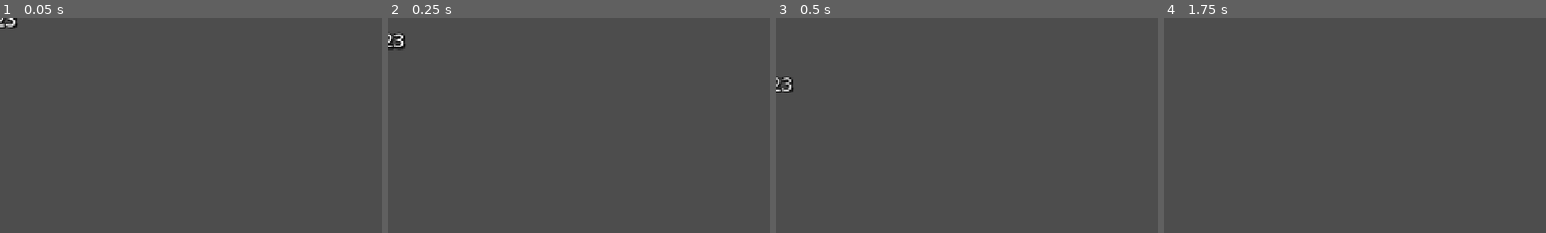
Above: before the commit, frames 1-4 (left to right).
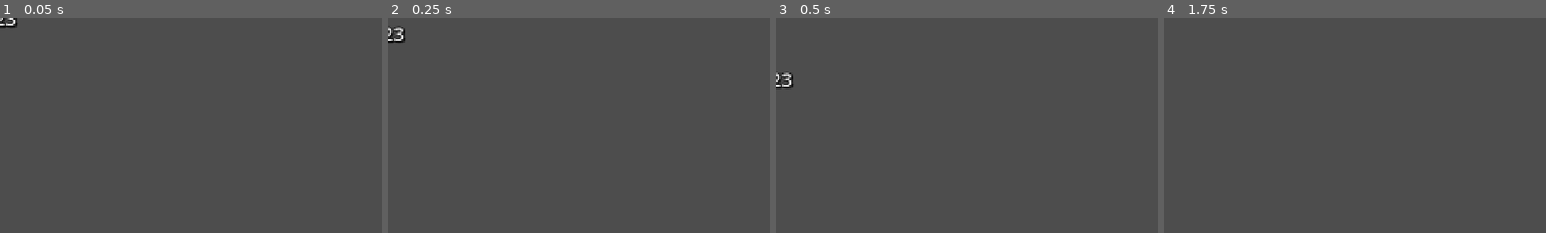
Above: after the commit, the same moments.

Repository: seekerzz/tower-html
Game: Godot game, scene res://src/Scenes/UI/FloatingText.tscn
Same seed, same stepped clock (60 frames per second), same inputs: the game is played once before the commit and once after it. The project has no main scene, so this scene is started directly.
Inputs (mouse positions are % of the whole screen's width and height, from its top left):
- Up to frame 1 (0.05 s): no input
- Up to frame 2 (0.25 s): no input
- Up to frame 3 (0.5 s): no input
- Up to frame 4 (1.75 s): tap Enter at 0.5 s; move the mouse to (72, 45) at 0.52 s; hold Right (ui_right) 0.53-1.25 s; tap Q at 0.6 s; click (72, 45) at 0.67 s; tap Space at 1.25 s; drag from (30, 55) to (45, 70) at 1.27 s
The pictures show only the part of the screen within x 0-50%, y 0-50%; the shares and areas given below are measured in that part.

The runs differ from the first frame. In frame 1, 0.1% of the frame differs, in the area x 0-4%, y 0-5%; in frame 2, 0.4%, in the area x 0-5%, y 4-16%; in frame 3, 0.3%; in frame 4, nothing differs.

Commit message:
Refine floating text physics and trajectory for better impact feel
- Implemented "Hybrid Gravity" in `FloatingText.gd`: Low gravity for directional hits (straight trajectory), high gravity for random hits (bounce).
- Added "Juicy" animation: Overshoot pop and white flash for floating text.
- Integrated physics-based enemy knockback driven by projectile momentum.
- Updated `Projectile.gd` and `CombatManager.gd` to handle knockback force calculation.
- Ensured AOE/DOT sources use random floating text behavior.

Diff:
--- a/src/Scripts/UI/FloatingText.gd
+++ b/src/Scripts/UI/FloatingText.gd
@@ -4,31 +4,28 @@
 
 # Physics properties
 var velocity: Vector2 = Vector2.ZERO
-var gravity: float = 1600.0
+var gravity: float = 1200.0
 var friction: float = 4.0
-var move_direction: Vector2 = Vector2.ZERO
 var initial_pos: Vector2
 var fade_start_dist: float = 100.0
 
 # Effect properties
 var is_crit_hit: bool = false
 var shake_amount: float = 2.0
-var base_pos_offset: Vector2 = Vector2.ZERO
 
 func setup(value_str: String, color: Color, is_crit: bool = false, value_num: float = 0.0, direction: Vector2 = Vector2.ZERO):
 	label.text = value_str
 	is_crit_hit = is_crit
 	z_index = 200 if is_crit else 100
 
+	initial_pos = position
+
 	# 1. Pivot Center
-	# Ensure label size is calculated or set to center it
 	if label.size == Vector2.ZERO:
-		label.size = Vector2(100, 50) # Estimate if not set, or let layout handle it.
-		# Ideally, wait for resize? But setup is called after instantiation.
-		# Let's set pivot_offset to center.
+		label.size = Vector2(100, 50)
 	label.pivot_offset = label.size / 2.0
 
-	# 2. Scale & Pop Animation
+	# 2. Scale & Pop Animation (Juice)
 	var base_scale = clamp(1.0 + (value_num / 500.0), 1.0, 2.5)
 	if is_crit:
 		base_scale *= 1.5
@@ -43,96 +40,61 @@
 	tween.tween_property(self, "scale", Vector2(base_scale, base_scale), 0.15)\
 		.set_trans(Tween.TRANS_BACK).set_ease(Tween.EASE_OUT)
 
-	# 3. Color Flash
-	label.modulate = Color(2.0, 2.0, 2.0) # Flash White (HDR)
+	# 3. Color Flash (Juice)
+	label.modulate = Color(1.5, 1.5, 1.5) # Bright White Flash
 	var color_tween = create_tween()
 	color_tween.tween_property(label, "modulate", color, 0.2)
 
-	# 4. Physics / Movement
-	initial_pos = position
+	# 4. Physics / Movement Logic (Hybrid System)
 
 	if direction != Vector2.ZERO:
-		move_direction = direction
-		# Scatter +/- 15 degrees
-		var angle = randf_range(-deg_to_rad(15), deg_to_rad(15))
-		move_direction = move_direction.rotated(angle)
+		# --- Directional Mode (Bullet-like Trajectory) ---
+		gravity = 200.0 # Very low gravity for straight flight
 
-		# High velocity, High friction
-		var speed = 800.0 if is_crit else 500.0
-		velocity = move_direction * speed
+		# Slight upward correction to avoid floor dragging
+		var adjust_dir = (direction.normalized() + Vector2(0, -0.15)).normalized()
 
-		# Directional text: Gravity affects it?
-		# Prompt says: "gravity 提高到 1600.0 (增加重量感)". Usually directional text (knockback) flies horizontally.
-		# If we apply gravity to horizontal text, it will arc down. That sounds good for "juiciness".
-		# Unless it's top-down. This game is top-down?
-		# Context: "CombatManager", "GridManager", "Tower Defense" style?
-		# "GridManager" implies top-down.
-		# If top-down, gravity means "falling down the screen" (Y+).
-		# If "direction" is (1, 0), and gravity is Y+, it will curve down.
-		# If "direction" is UP (0, -1), it will go up and fall back.
-		# If the game is top-down 2D, "gravity" usually isn't real unless simulating height.
-		# But typical "juicy" text falls down.
-		# Let's apply gravity to ALL text to give it weight.
+		# High speed + High friction = Fast burst then stop
+		var speed = 900.0 if is_crit else 600.0
+		velocity = adjust_dir * speed
 	else:
-		# Standard pop-up
-		move_direction = Vector2.ZERO
+		# --- Random Mode (Jump/Pop-up) ---
+		gravity = 1200.0 # High gravity for bounce
+
 		var spread = 200.0 if is_crit else 100.0
-		var jump = -600.0 if is_crit else -400.0 # Higher jump to counter high gravity
+		var jump = -600.0 if is_crit else -400.0
 		velocity = Vector2(randf_range(-1, 1) * spread, randf_range(jump, jump * 0.5))
 
 func _process(delta):
 	# Apply Gravity
 	velocity.y += gravity * delta
 
-	# Apply Friction (Drag)
-	# Friction should reduce velocity magnitude
-	# "move_toward" is linear friction. "velocity *= (1.0 - friction * delta)" is exponential.
-	# Prompt says "friction 提高到 4.0". If we use move_toward: 4.0 * delta is tiny for pixel speeds (500).
-	# Probably means viscous friction factor.
-	# Let's use linear drag for "move_toward 0" but with a high value?
-	# Or multiplicative?
-	# Let's try multiplicative for "air resistance".
-	# velocity = velocity.move_toward(Vector2.ZERO, friction * 300.0 * delta) # 4 * 300 = 1200 px/s deceleration
-	# Or simpler:
-	velocity = velocity.lerp(Vector2.ZERO, friction * delta)
+	# Apply Friction (Air Resistance)
+	# Use move_toward for linear drag (simulating strong air resistance)
+	velocity = velocity.move_toward(Vector2.ZERO, friction * 100.0 * delta)
 
+	# Update Position
 	position += velocity * delta
 
-	# Crit Shake
+	# Crit Shake (Instability)
 	if is_crit_hit:
-		var shake_period = 0.2
-		if scale.x > 0.0: # Just a check to see if we are alive/visible
-			# We need to know time since start? Or just shake always?
-			# "在生命周期的前 0.2秒内"
-			# We don't have a timer variable here easily without adding one.
-			# But we can check scale tween state? No.
-			# Let's check distance traveled? No.
-			# Let's just add a timer or check if velocity is still high?
-			# Or just check if scale is still changing (approx < 0.2s)?
-			# Let's add a small timer or use `Time.get_ticks_msec()` diff?
-			# Simpler: Just shake while velocity is high?
-			# Prompt: "在生命周期的前 0.2秒内"
-			# Let's use an internal timer variable if strictly needed, or just `get_tree().create_timer`?
-			# No, `_process` runs every frame.
-			# Let's check `modulate`? It takes 0.2s to fade to color.
-			if label.modulate.r > 1.2 or label.modulate.g > 1.2 or label.modulate.b > 1.2:
-				# Still flashing (approx < 0.2s)
-				var offset = Vector2(randf(), randf()) * shake_amount
-				# We can't just set position because position is driven by physics.
-				# We should set `label.position` offset?
-				label.position = offset - (label.size / 2.0) # Keep centered + offset
-			else:
-				label.position = -(label.size / 2.0) # Reset to centered
+		# Simple check: if still flashing (modulate is bright), apply shake
+		if label.modulate.r > 1.2 or label.modulate.g > 1.2 or label.modulate.b > 1.2:
+			var offset = Vector2(randf(), randf()) * shake_amount
+			label.position = offset - (label.size / 2.0) # Keep centered + offset
+		else:
+			label.position = -(label.size / 2.0) # Reset to centered
 
 	# Fade Out Logic
 	var dist = position.distance_to(initial_pos)
-	if dist > fade_start_dist:
-		modulate.a -= delta * 5.0
-		if modulate.a <= 0:
-			queue_free()
 
-	# Also fade if speed drops too low (stopped)
-	if velocity.length() < 20.0:
-		modulate.a -= delta * 3.0
-		if modulate.a <= 0:
-			queue_free()
+	# Fade if far away OR if velocity is low (stopped)
+	if dist > fade_start_dist or velocity.length() < 20.0:
+		# Start fading
+		# Only fade if velocity is low or distance is very high, to prevent fading mid-flight if it's just moving fast?
+		# No, the logic requested is "fade out and destroy".
+		# Let's start fading when stopped.
+		if velocity.length() < 50.0 or dist > fade_start_dist * 2.0:
+			modulate.a -= delta * 5.0
+			if modulate.a <= 0:
+				queue_free()
